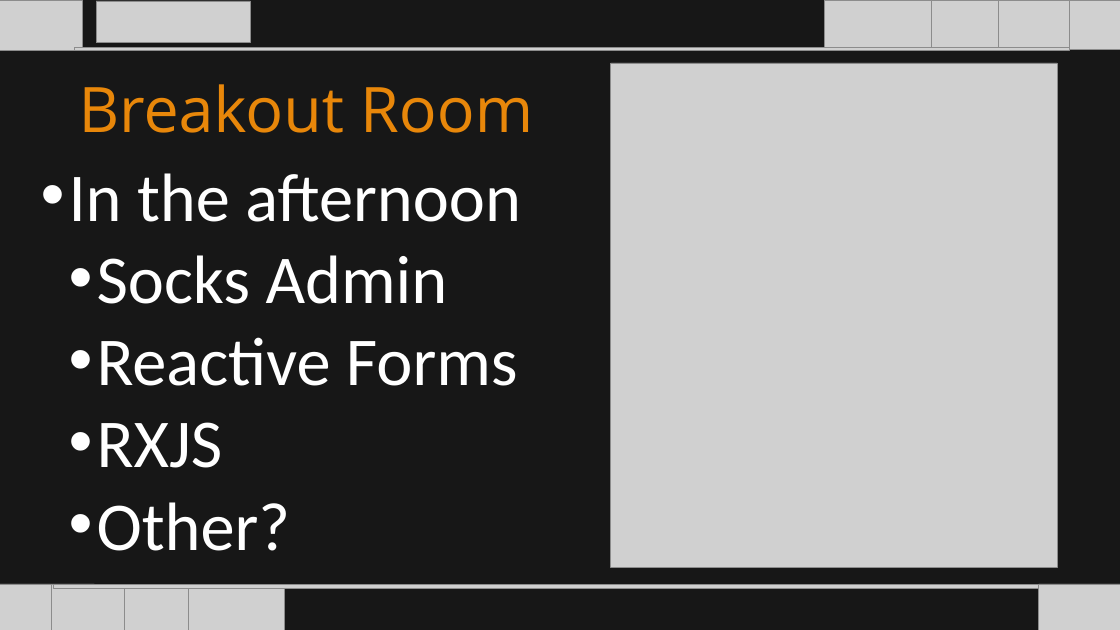
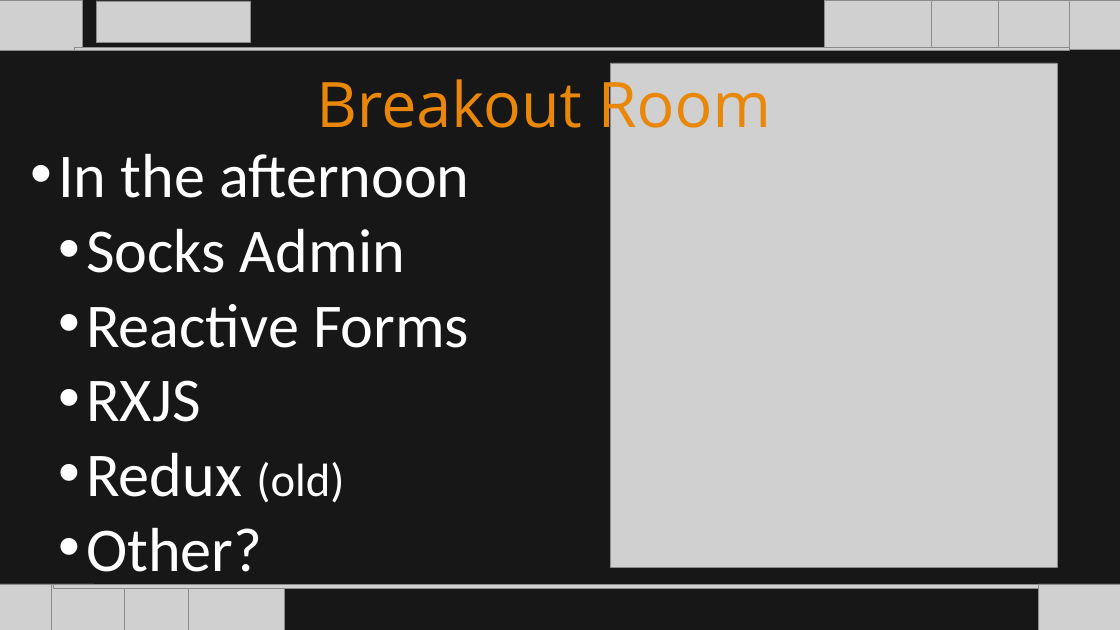
Before and after one commit to itenium-be/Angular-Days, a slide deck: slide 3 of Angular-Days.pptx. Drawn at 1120x630 pixels with LibreOffice and Linux fonts; fonts in the diff are those of the drawing; grey boxes stand for pictures. Boxes give left, top, right and bottom in pixels: in the first picture for what was removed or moved away, otherwise in the second. Text is boxed around its words. In the diff, an @@ line names an element or a change of style, - is before the commit and + after.

Commit message:
update pptx

```diff
--- a/Angular-Days.pptx
+++ b/Angular-Days.pptx
@@ text "Breakout Room" rewrapped from (x1=79, y1=84, x2=533, y2=133) to (x1=316, y1=69, x2=771, y2=144) @@
@@ text "In the afternoon" moved from (x1=69, y1=173, x2=521, y2=551) to (x1=58, y1=153, x2=470, y2=586) @@
@@ text at (x1=58, y1=153, x2=470, y2=586): size 88 to 80 pt in "In the afternoon", "Socks Admin", "Reactive Forms", "RXJS" and 1 more places @@
@@ text at (x1=86, y1=452, x2=344, y2=503): paragraph added @@
+  • Redux (old)
```
